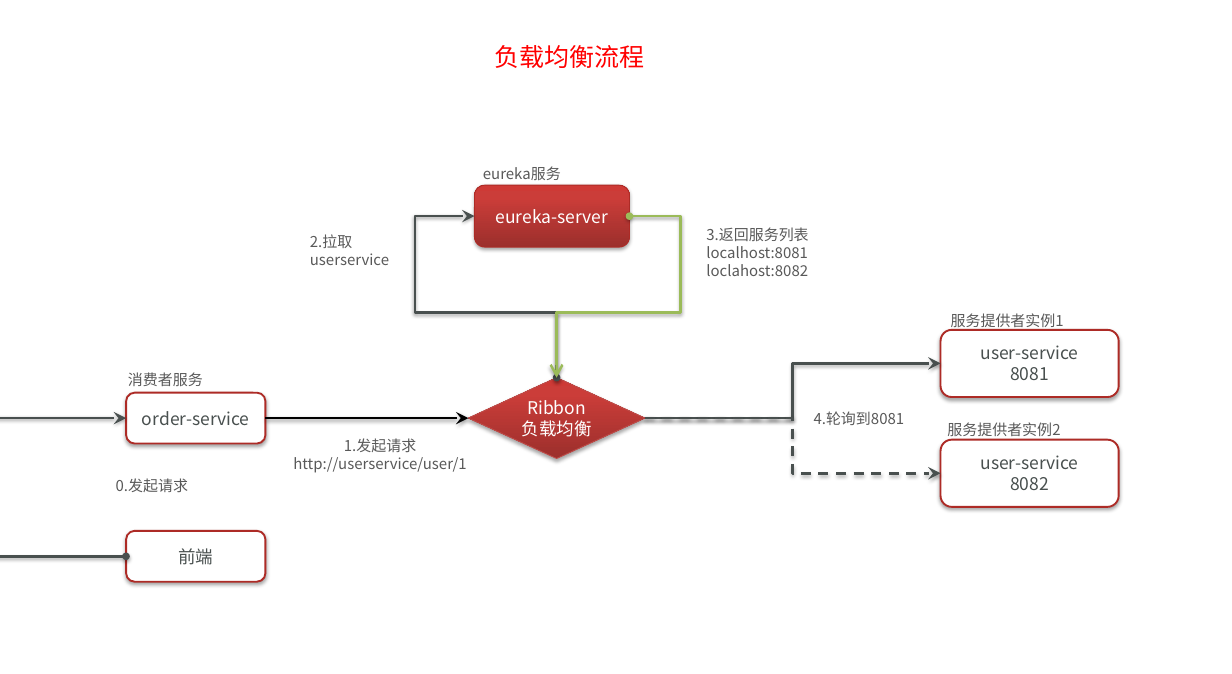
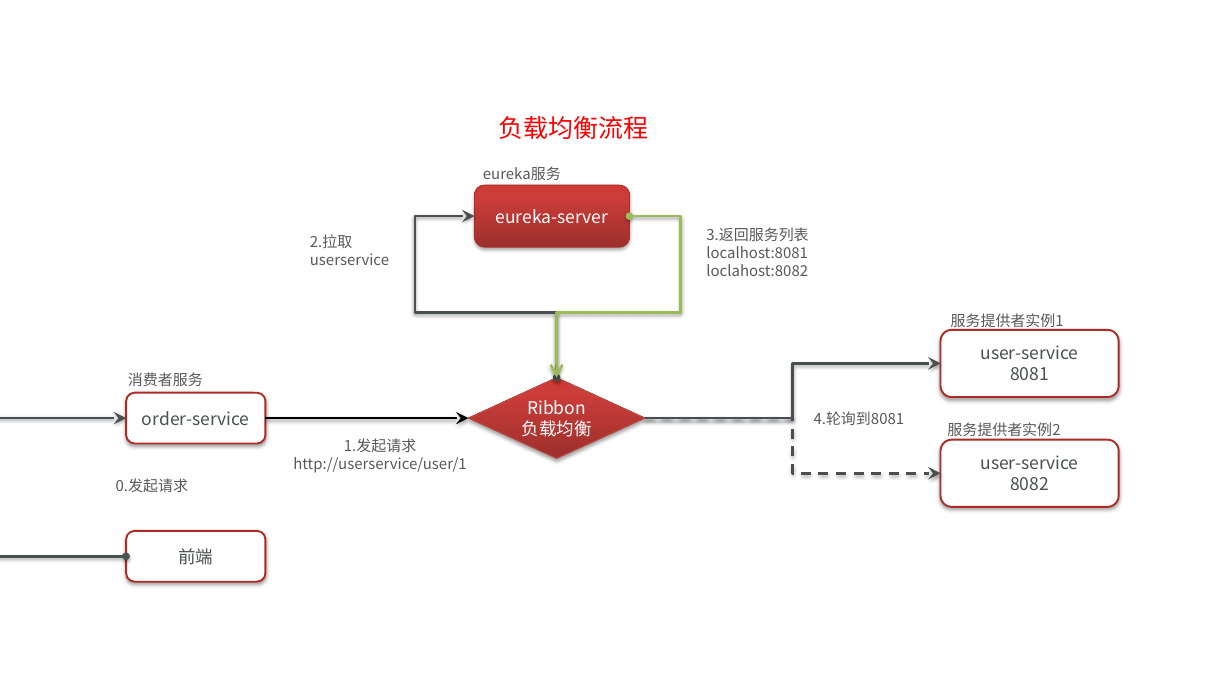
Before and after one commit to Qlj-1966910355/Learning-Materials, a slide deck: slide 30 of learn-file/新建 Microsoft Office PowerPoint 演示文稿.pptx. Drawn at 1232x674 pixels with LibreOffice and Linux fonts; fonts in the diff are those of the drawing. Boxes give left, top, right and bottom in pixels: in the first picture for what was removed or moved away, otherwise in the second. Text is boxed around its words. In the diff, an @@ line names an element or a change of style, - is before the commit and + after.

```diff
--- a/learn-file/新建 Microsoft Office PowerPoint 演示文稿.pptx
+++ b/learn-file/新建 Microsoft Office PowerPoint 演示文稿.pptx
@@ text "负载均衡流程" moved from (x1=494, y1=45, x2=644, y2=68) to (x1=498, y1=116, x2=648, y2=139) @@
```
Also in this commit, not shown: 1 other slide changed, 19 other files.
